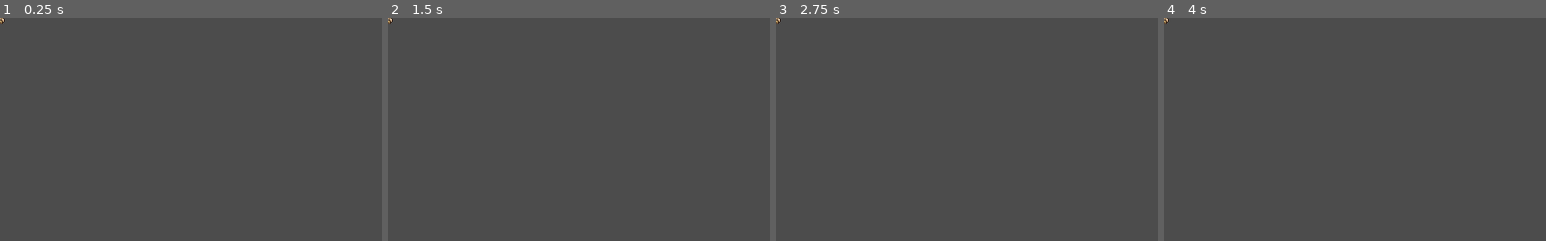
Above: before the commit, frames 1-4 (left to right).
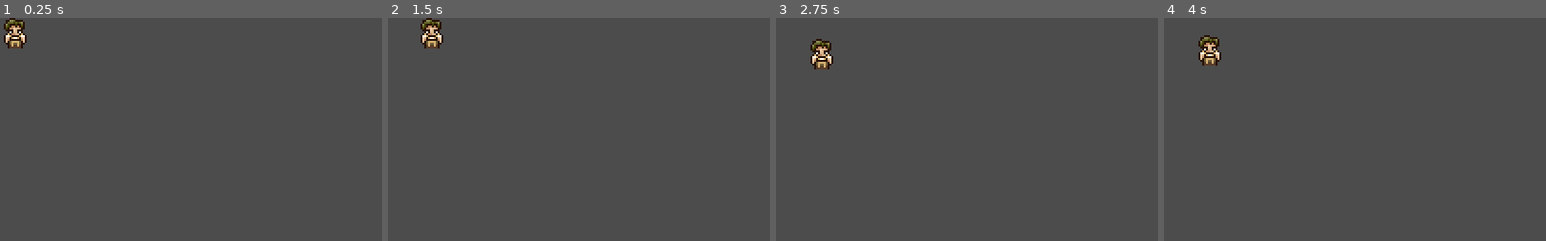
Above: after the commit, the same moments.

Repository: DivineDominion/PixelByTileMovementGodot
Game: Godot game, scene res://main.tscn
Same seed, same stepped clock (60 frames per second), same inputs: the game is played once before the commit and once after it.
Inputs:
- Up to frame 1 (0.25 s): no input
- Up to frame 2 (1.5 s): tap Enter at 0.5 s; hold Right (ui_right) 0.53-1.28 s; hold Down (ui_down) from 1.28 s (still down)
- Up to frame 3 (2.75 s): tap Space at 2 s; release Down (ui_down) at 2.03 s; hold Right (ui_right) from 2.03 s (still down)
- Up to frame 4 (4 s): release Right (ui_right) at 2.78 s; hold Up (ui_up) 2.78-3.53 s; tap Enter at 3.5 s; hold Left (ui_left) from 3.53 s (still down)
The pictures show only the part of the screen within x 0-50%, y 0-50%; the shares and areas given below are measured in that part.
In our replay, the window is 800x468 before the commit and 640x400 after it. These sizes can differ from the game's own. Grey fills any space a smaller window leaves; there, only what the larger window draws over its background counts as a difference.

The runs differ from the first frame. In frame 1, 0.7% of the frame differs, in the area x 0-7%, y 0-14%; in frame 2, 0.7%; in frame 3, 0.7%; in frame 4, 0.7%.

Commit message:
add pixel-by-tile movement

Diff:
--- /dev/null
+++ b/Player.gd
@@ -0,0 +1,50 @@
+extends KinematicBody2D
+
+const TILE_SIZE = 16
+
+var direction: Vector2 = Vector2.ZERO
+var pixels_per_second: float setget _pixels_per_second_changed
+
+var _step_size: float
+func _pixels_per_second_changed(value: float) -> void:
+    pixels_per_second = value
+    _step_size = (1 / pixels_per_second)
+
+var _step: float = 0 # Accumulates delta, aka fractions of seconds, to time movement
+var _pixels_moved: int = 0  # Count movement in distinct integer steps
+
+func is_moving() -> bool:
+    return self.direction.x != 0 or self.direction.y != 0
+
+func _ready() -> void:
+    self.pixels_per_second = 1 * TILE_SIZE
+
+func _physics_process(delta: float) -> void:
+    if not is_moving(): return
+    # delta is measured in fractions of seconds, so for a speed of
+    # 4 pixels_per_second, we need to accumulate deltas until we
+    # reach 1 / 4 = 0.25
+    _step += delta
+    if _step < _step_size: return
+
+    # Move a pixel
+    _step -= _step_size
+    _pixels_moved += 1
+    move_and_collide(direction)
+
+    # Complete movement
+    if _pixels_moved >= TILE_SIZE:
+        direction = Vector2.ZERO
+        _pixels_moved = 0
+        _step = 0
+
+func _input(event: InputEvent) -> void:
+    if is_moving(): return
+    if Input.is_action_pressed("ui_right"):
+        direction = Vector2(1, 0)
+    elif Input.is_action_pressed("ui_left"):
+        direction = Vector2(-1, 0)
+    elif Input.is_action_pressed("ui_down"):
+        direction = Vector2(0, 1)
+    elif Input.is_action_pressed("ui_up"):
+        direction = Vector2(0, -1)
--- a/main.tscn
+++ b/main.tscn
@@ -1,10 +1,16 @@
-[gd_scene load_steps=2 format=2]
+[gd_scene load_steps=3 format=2]
 
 [ext_resource path="res://sprite.png" type="Texture" id=1]
+[ext_resource path="res://Player.gd" type="Script" id=2]
 
 [node name="main" type="Node2D"]
 
 [node name="Player" type="KinematicBody2D" parent="."]
+script = ExtResource( 2 )
+__meta__ = {
+"_edit_group_": true
+}
 
 [node name="Sprite" type="Sprite" parent="Player"]
+position = Vector2( 8, 8 )
 texture = ExtResource( 1 )
--- a/project.godot
+++ b/project.godot
@@ -19,6 +19,16 @@
 run/main_scene="res://main.tscn"
 config/icon="res://icon.png"
 
+[display]
+
+window/size/width=320
+window/size/height=200
+window/size/test_width=1024
+window/size/test_height=700
+window/stretch/mode="viewport"
+window/stretch/aspect="keep"
+
 [rendering]
 
+quality/2d/use_pixel_snap=true
 environment/default_environment="res://default_env.tres"
